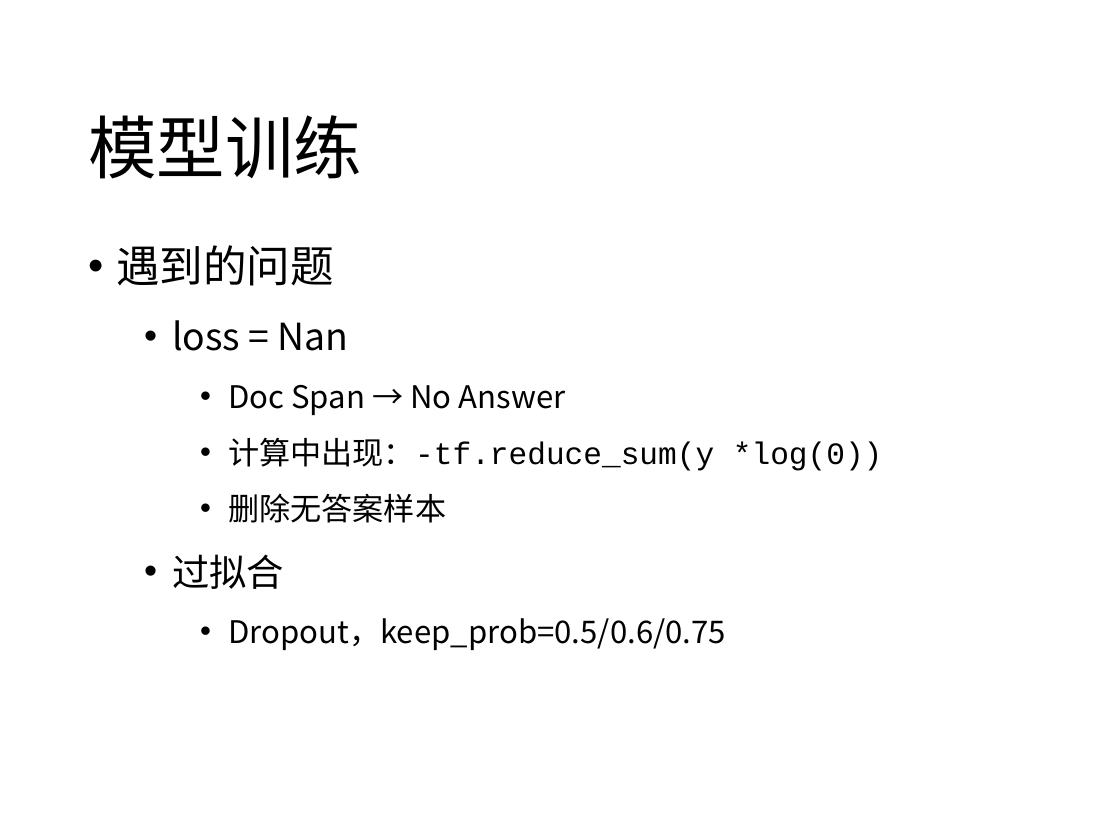
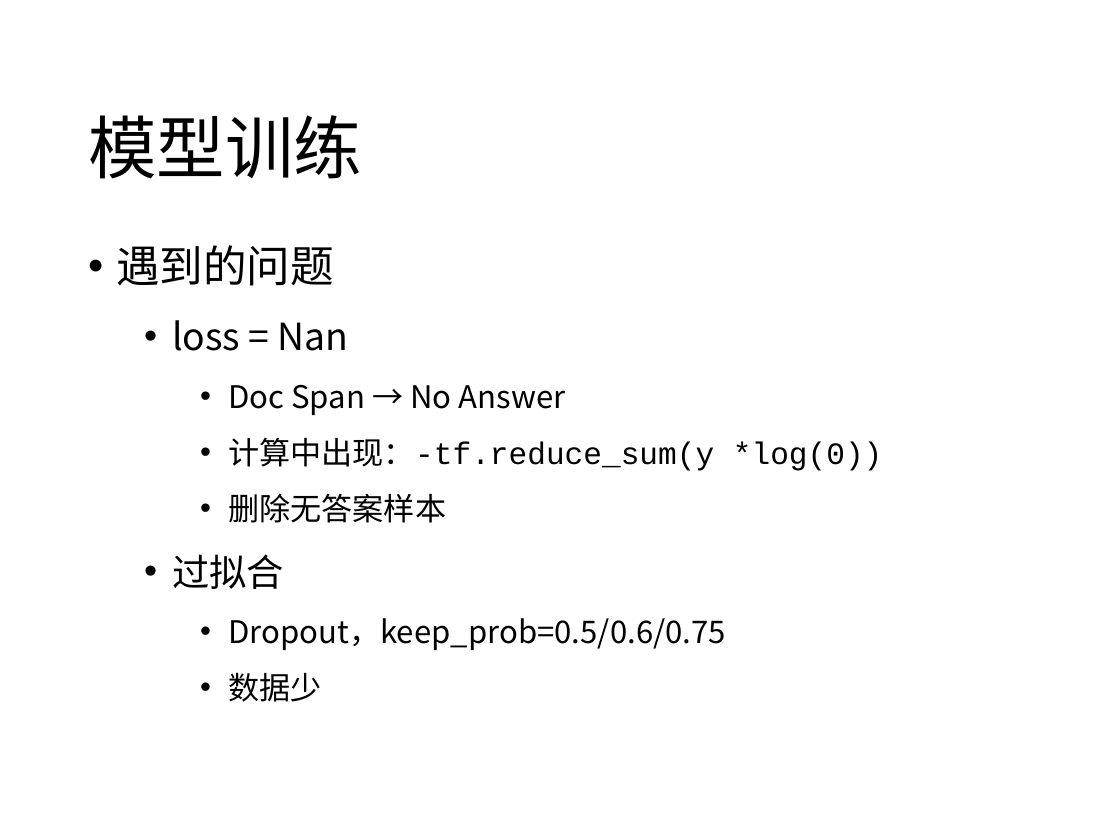
Before and after one commit to iseesaw/MRC, a slide deck: slide 11 of 0424.pptx (slide 8 before the commit). Drawn at 1120x840 pixels with LibreOffice and Linux fonts; fonts in the diff are those of the drawing. Boxes give left, top, right and bottom in pixels: in the first picture for what was removed or moved away, otherwise in the second. Text is boxed around its words. In the diff, an @@ line names an element or a change of style, - is before the commit and + after.

```diff
--- a/0424.pptx
+++ b/0424.pptx
@@ text at (228, 672, 321, 702): paragraph added @@
+    • 数据少
```
Also in this commit, not shown: 7 other slides changed, 4 slides added, 1 other file.
